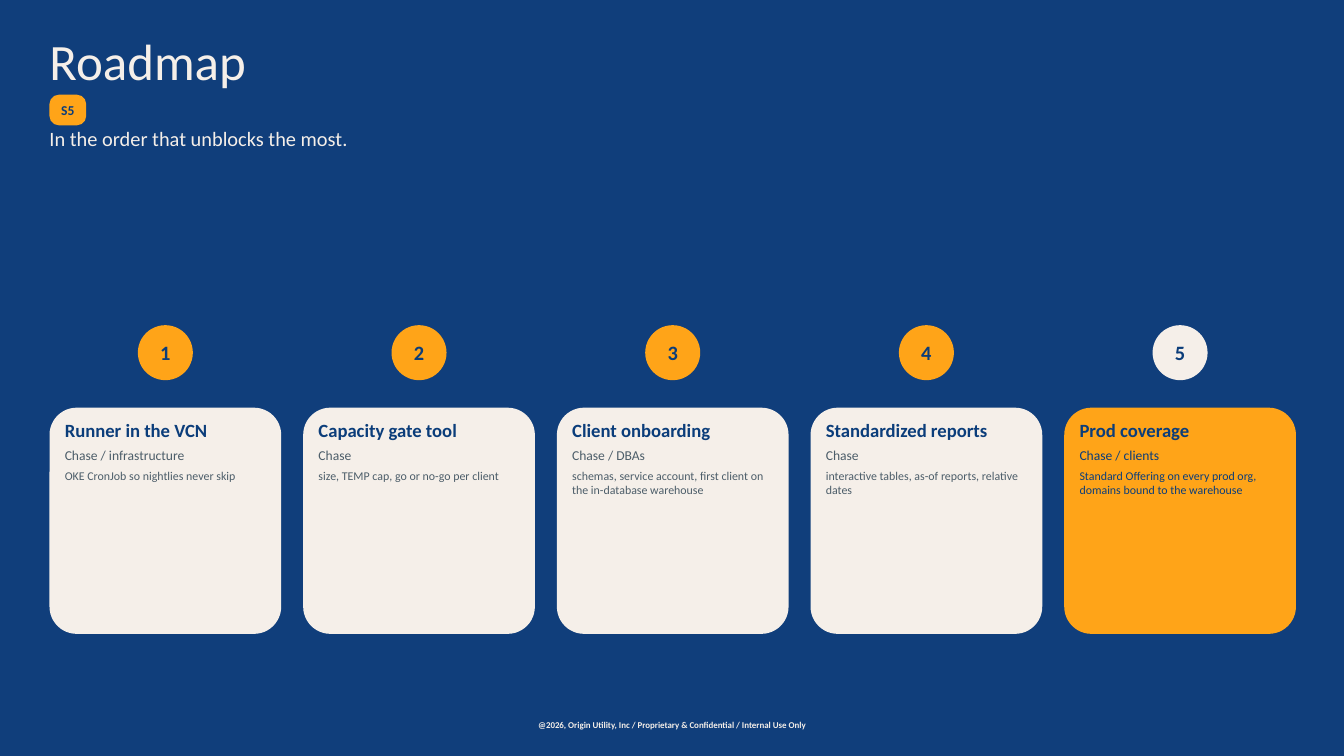
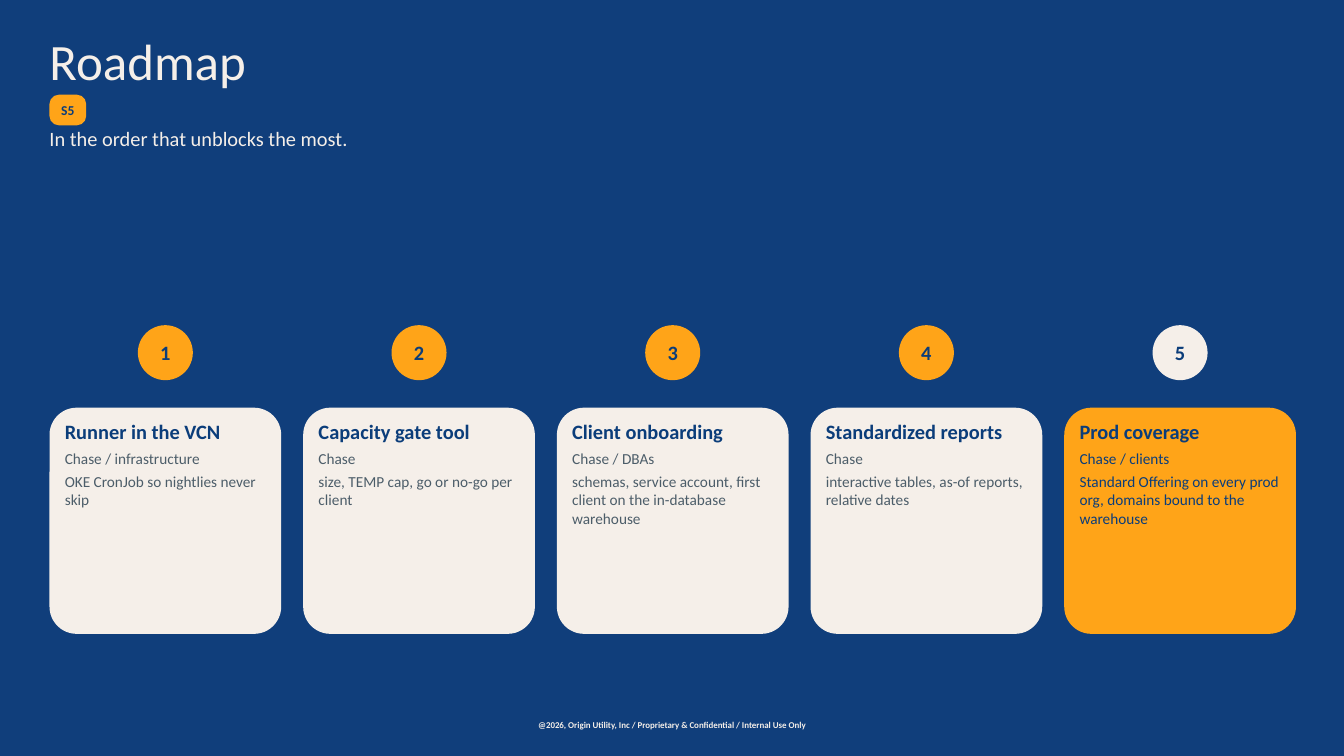
Before and after one commit to chasepowers59/OriginBA, a slide deck: slide 12 of jaspersoft/docs/OriginBA_Automated_Deployment.pptx. Drawn at 1344x756 pixels with LibreOffice and Linux fonts; fonts in the diff are those of the drawing; background and template pictures are left out; a plain dark background stands for a picture behind light text. Boxes give left, top, right and bottom in pixels: in the first picture for what was removed or moved away, otherwise in the second. Text is boxed around its words. In the diff, an @@ line names an element or a change of style, - is before the commit and + after.

Commit message:
Process deck: larger roadmap type

```diff
--- a/jaspersoft/docs/OriginBA_Automated_Deployment.pptx
+++ b/jaspersoft/docs/OriginBA_Automated_Deployment.pptx
@@ rounded rectangle "Runner in the VCN" at bbox=[50, 408, 281, 634]: size 22 to 24 pt in "Runner in the VCN"; size 16 to 18 pt in "Chase / infrastructure"; size 14 to 18 pt in "OKE CronJob so nightlies never skip" @@
@@ rounded rectangle "Capacity gate tool" at bbox=[303, 408, 535, 634]: size 22 to 24 pt in "Capacity gate tool"; size 16 to 18 pt in "Chase"; size 14 to 18 pt in "size, TEMP cap, go or no-go per ..." @@
@@ rounded rectangle "Client onboarding" at bbox=[557, 408, 788, 634]: size 22 to 24 pt in "Client onboarding"; size 16 to 18 pt in "Chase / DBAs"; size 14 to 18 pt in "schemas, service account, first client on the ..." @@
@@ rounded rectangle "Standardized reports" at bbox=[810, 408, 1042, 634]: size 22 to 24 pt in "Standardized reports"; size 16 to 18 pt in "Chase"; size 14 to 18 pt in "interactive tables, as-of reports, relative dates" @@
@@ rounded rectangle "Prod coverage" at bbox=[1064, 408, 1296, 634]: size 22 to 24 pt in "Prod coverage"; size 16 to 18 pt in "Chase / clients"; size 14 to 18 pt in "Standard Offering on every prod org, domains ..." @@
```
Also in this commit, not shown: 1 other file.
